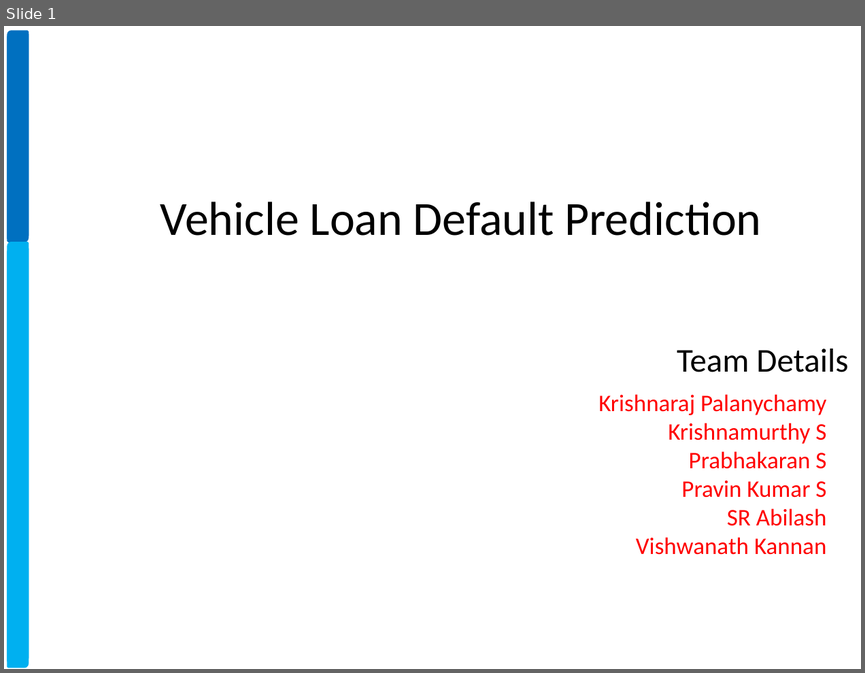
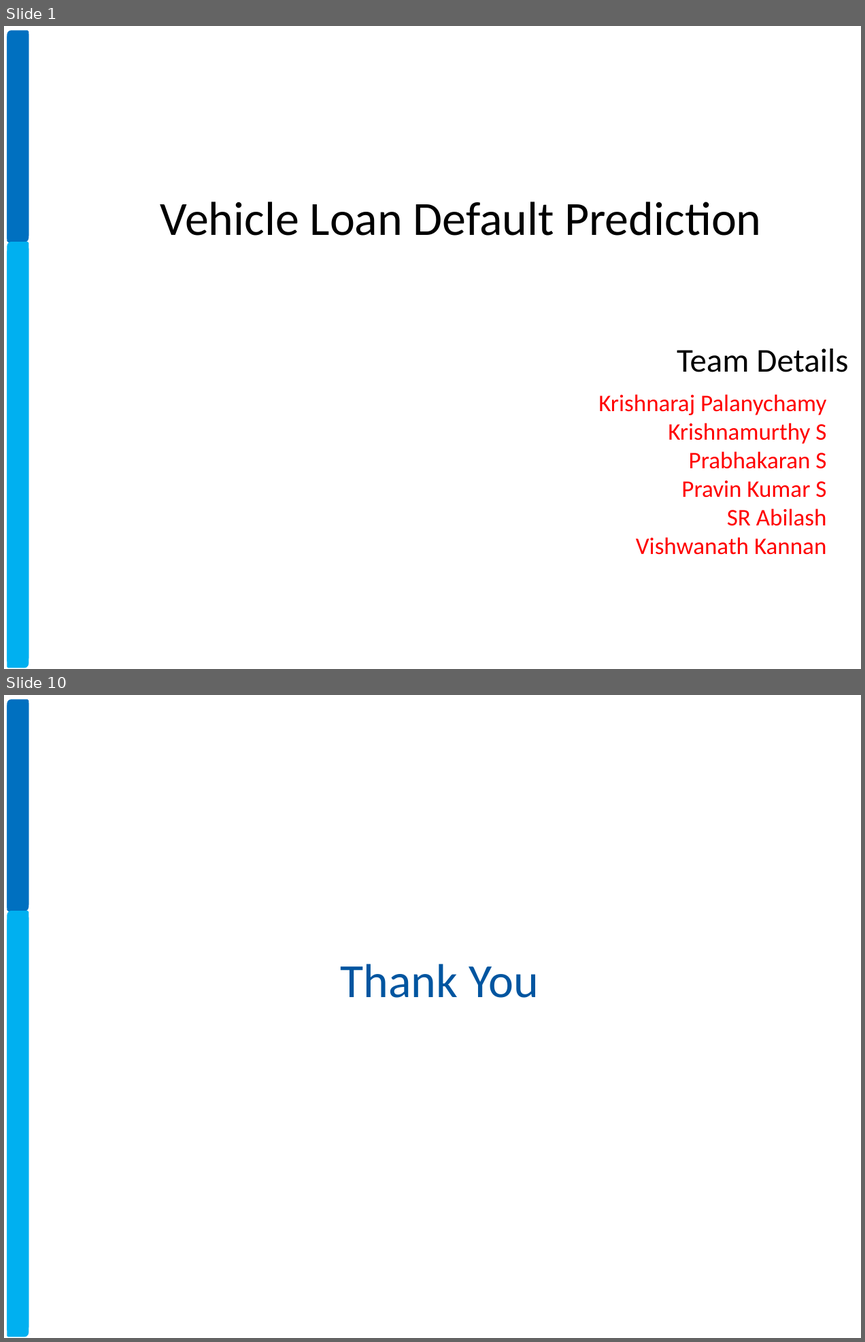
Before and after one commit to xavierigneous/Vehicle-Loan-Default-Prediction, a slide deck: Vehicle Loan Default Prediction.pptx. Shown one above the other, each under a label of ours: slide 1 before the commit, slides 1 and 10 after it; the slides between them are not shown. The pictures are 865x673 and 865x1342 pixels, drawn with LibreOffice and Linux fonts; fonts in the diff are those of the drawing; background and template pictures are left out. Boxes give left, top, right and bottom in pixels: in the first picture for what was removed or moved away, otherwise in the second. Text is boxed around its words. In the diff, an @@ line names an element or a change of style, - is before the commit and + after.

```diff
--- a/Vehicle Loan Default Prediction.pptx
+++ b/Vehicle Loan Default Prediction.pptx
@@ slide 10 added at <box>4,695,861,1338</box>, background #FFFFFF; not listed: 2 template elements that a slide beside it also shows @@
@@ round diag rect added at <box>8,700,28,907</box>, fill #0070C0, outline #0070C0 2 pt @@
@@ round diag rect added at <box>8,912,28,1330</box>, fill #00B0F0, outline #00B0F0 2 pt @@
@@ text added at <box>341,964,538,998</box>, 40 pt, text #0055A0 @@
+  Thank You
```
Also in this commit, not shown: 6 slides changed, 1 other slide added, 1 slide removed, 3 other files.
